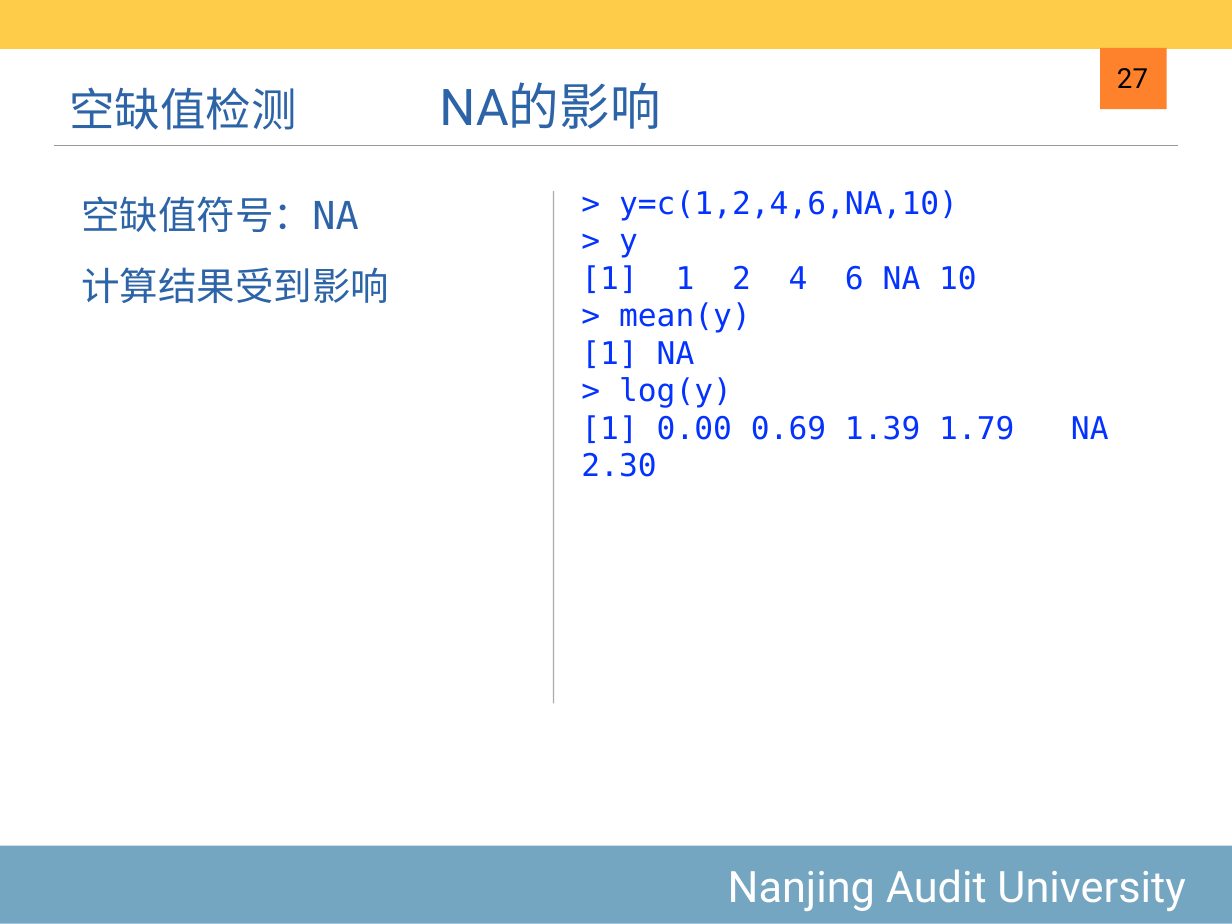
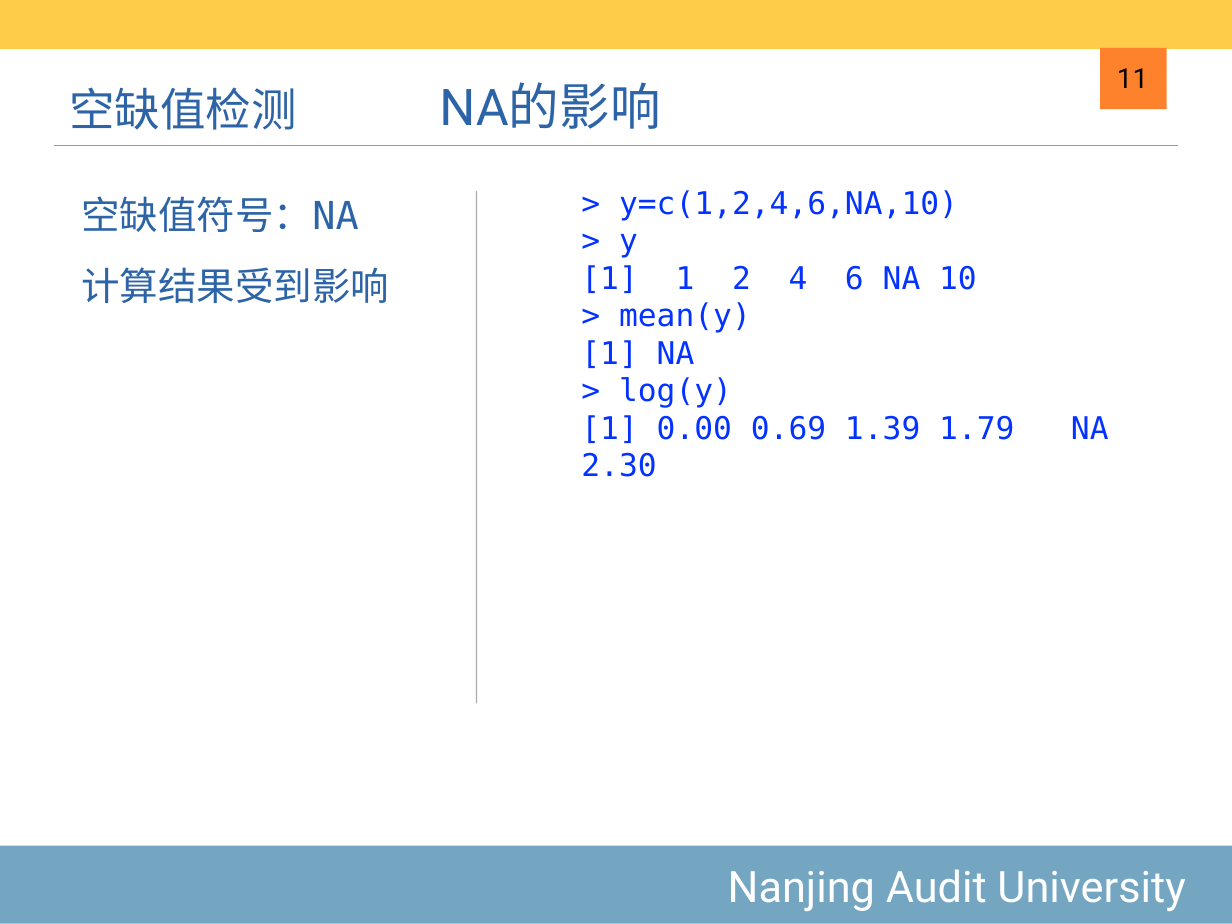
Before and after one commit to exoplanetX/DataAnalytics, a slide deck: slide 11 of 2020-4-数据框变量.pptx (slide 27 before the commit). Drawn at 1232x924 pixels with LibreOffice and Linux fonts; fonts in the diff are those of the drawing. Boxes give left, top, right and bottom in pixels: in the first picture for what was removed or moved away, otherwise in the second. Text is boxed around its words. In the diff, an @@ line names an element or a change of style, - is before the commit and + after.

```diff
--- a/2020-4-数据框变量.pptx
+++ b/2020-4-数据框变量.pptx
@@ page number at (1117,68,1148,88): text changed @@
-27
+11
@@ line moved from (554, 704) - (554, 191) to (477, 704) - (477, 191) @@
```
Also in this commit, not shown: 11 other slides changed, 3 slides added, 5 other files.
